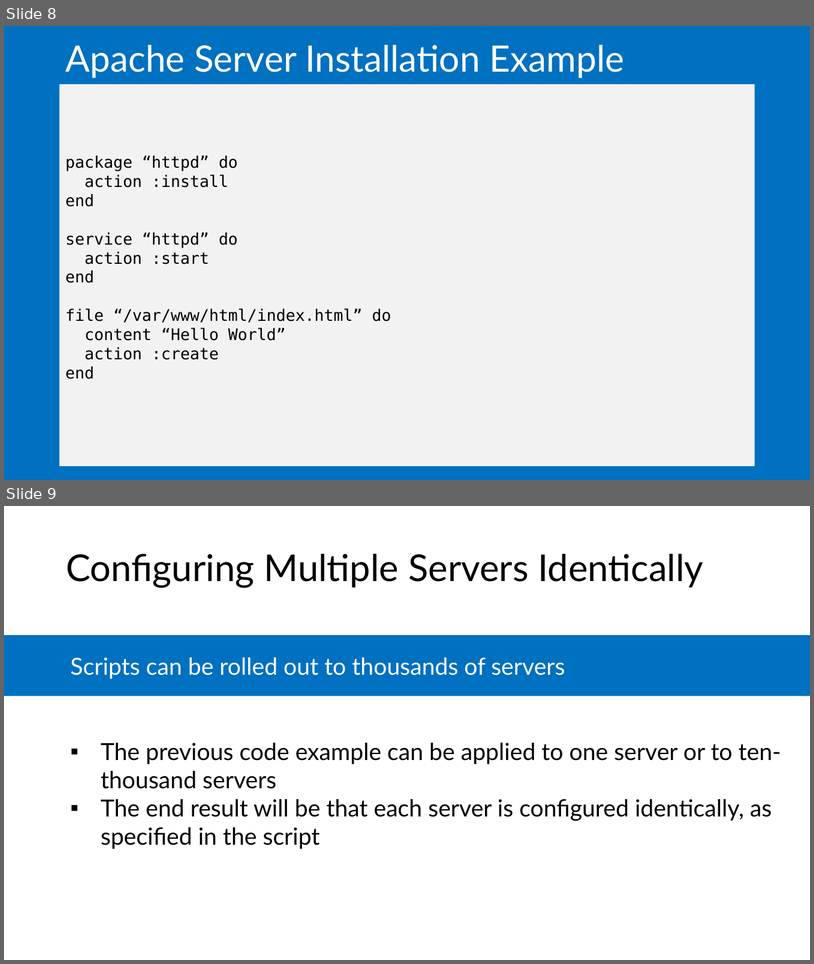
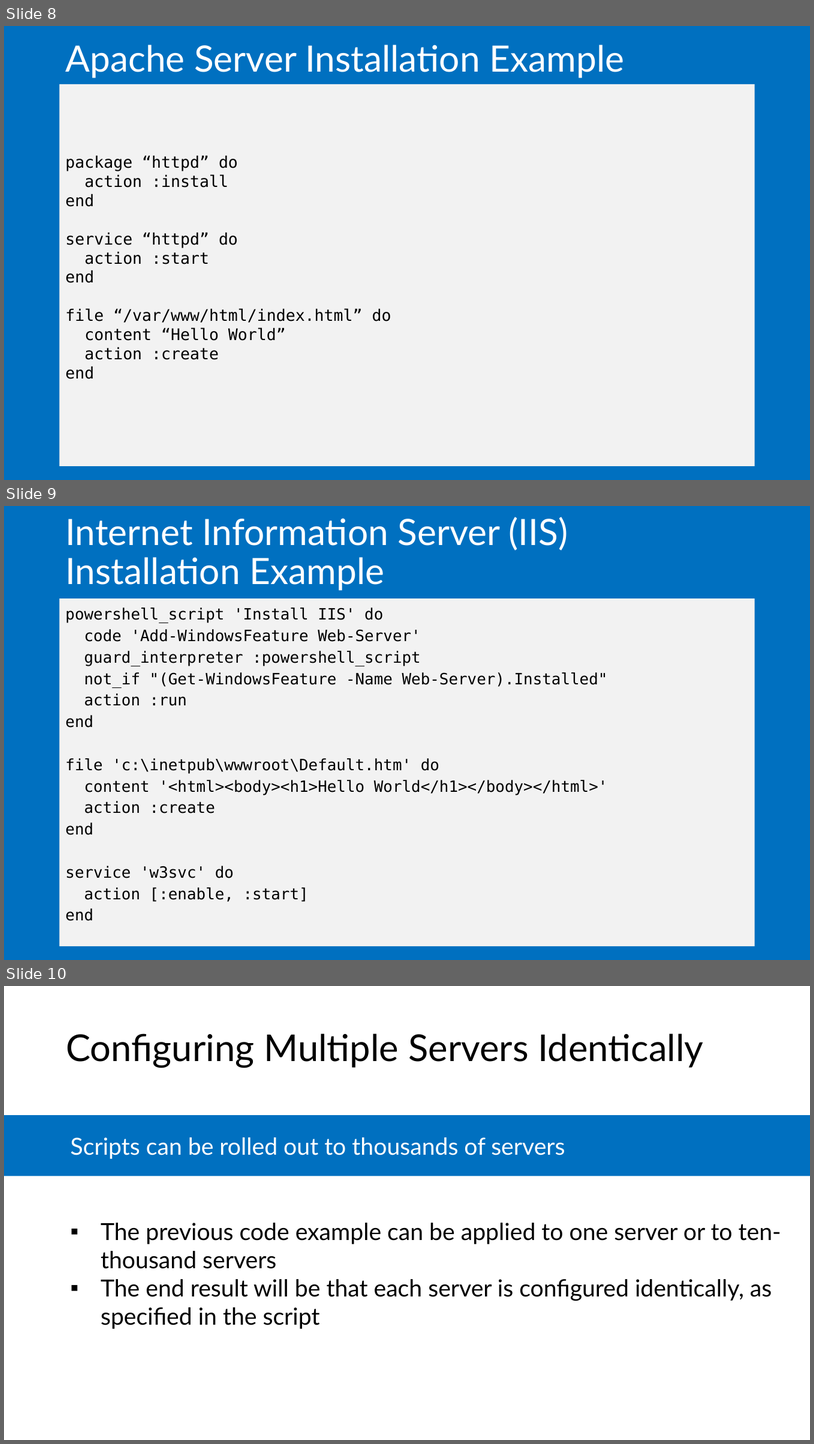
Before and after one commit to microsoft/AcademicContent, a slide deck: Complimentary Course Content/Module7/Lessons/Module7_Lesson2 Configuration Management.pptx. Shown one above the other, each under a label of ours: slides 8 and 9 before the commit, slides 8, 9 and 10 after it. The pictures are 814x964 and 814x1444 pixels, drawn with LibreOffice and Linux fonts; fonts in the diff are those of the drawing. Boxes give left, top, right and bottom in pixels: in the first picture for what was removed or moved away, otherwise in the second. Text is boxed around its words. In the diff, an @@ line names an element or a change of style, - is before the commit and + after.

```diff
--- a/Complimentary Course Content/Module7/Lessons/Module7_Lesson2 Configuration Management.pptx
+++ b/Complimentary Course Content/Module7/Lessons/Module7_Lesson2 Configuration Management.pptx
@@ slide 9 added at bbox=[4, 506, 810, 960], background #0070C0 @@
@@ title added at bbox=[65, 517, 569, 591], 43.2 pt, text #FFFFFF @@
+Internet Information Server (IIS)
+Installation Example
@@ text added at bbox=[60, 598, 755, 946], fill #F2F2F2, 18.5 pt, text #000000 @@
+powershell_script 'Install IIS' do
+code 'Add-WindowsFeature Web-Server'
+guard_interpreter :powershell_script
+not_if "(Get-WindowsFeature -Name Web-Server).Installed"
+action :run
+end
+file 'c:\inetpub\wwwroot\Default.htm' do
+content '<html><body><h1>Hello World</h1></body></html>'
+action :create
+end
+service 'w3svc' do
+action [:enable, :start]
+end
@@ what was slide 9 is now slide 10 @@
```
Also in this commit, not shown: 1 slide changed, 2 other slides added, 3 other files.
